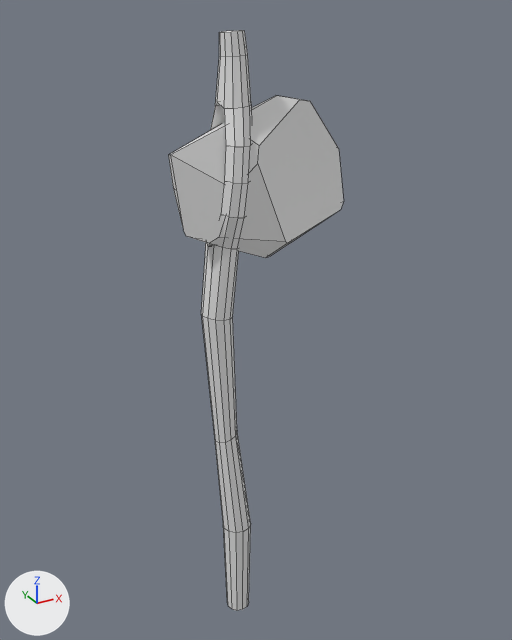
The Blender file GameAssets/Modelling/Rocks.blend as it was, and as the next commit left it.
Before and after are seen from a camera (50 mm lens) standing at (-1.36, -2.67, 2.76) and looking at (0.16, 0.09, 1.37). Arrows for +X, +Y and +Z are at lower left; the lights stay in place. Mesh edges are drawn as thin lines. The same objects are shown in both versions, whatever each file hides.
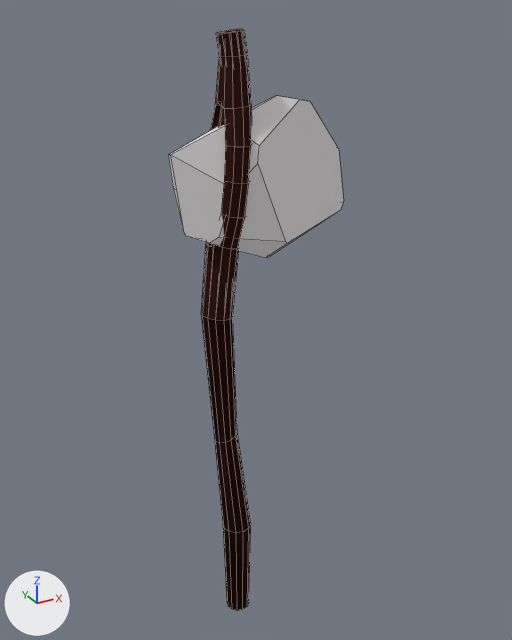
Boxes (x1, y1, x2, y2) around the edits, measured in the pictures (512 x 640 px):
'Sphere.010', added (brown): after (208, 29, 243, 246)
part 1 of me_sphere_003, recoloured: (168, 96, 344, 258) in both
part 2 of me_sphere_003, recoloured: (201, 31, 252, 611) in both

Diff of the bpy script that builds the scene:
```diff
--- a/GameAssets/Modelling/Rocks.blend.py
+++ b/GameAssets/Modelling/Rocks.blend.py
@@ mat_material_001 @@
+mat_material_001 = diffuse_material('Material.001')
+mat_material_001.base_color = (0.0352, 0.0104, 0.00602)  # brown #351a12
@@ mat_material @@
+mat_material = diffuse_material('Material')
+mat_material.base_color = (0.8, 0.776, 0.776)  # white #e7e4e4
@@ me_sphere_003 @@
 me_sphere_003.from_pydata(...)  # 160 vertices, 137 faces; spans x -0.28..0.61, y -0.13..0.14, z -0.27..2.68
 # used by ob_sphere_003; location = (0.0, 0.0, 0.0)
+# me_sphere_003 part 1: 19 of the faces centred in x -0.27..0.48, y -0.1..0.1, z 1.77..2.41 switch from no material to mat_material (white #e7e4e4)
+# me_sphere_003 part 2: 118 of the faces centred in x -0.13..0.07, y -0.12..0.12, z -0.27..2.67 switch from no material to mat_material_001 (brown #351a12)
@@ me_sphere_010 @@
+me_sphere_010.from_pydata(...)  # 84 vertices, 74 faces; spans x -0.16..0.08, y -0.07..0.07, z -0.27..2.68
+me_sphere_010.materials.append(mat_material_001)  # brown #351a12
@@ ob_sphere_010 @@
+ob_sphere_010 = bpy.data.objects.new('Sphere.010', me_sphere_010)
+ob_sphere_010.location = (0.0, 0.0, 0.0)
```
